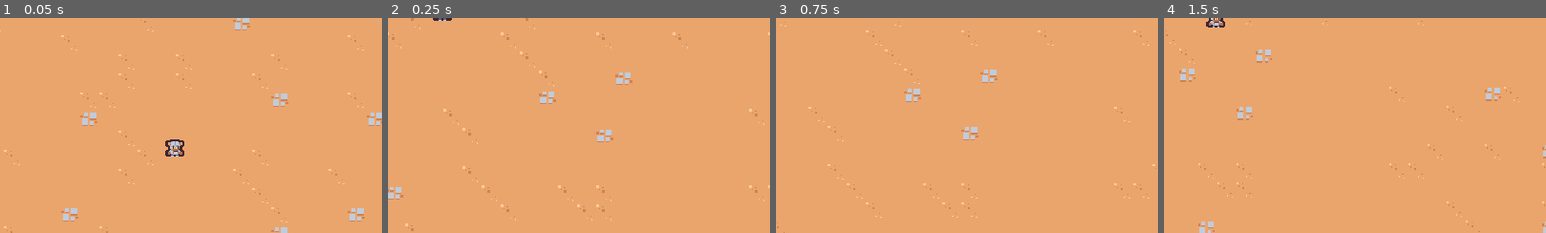
Above: before the commit, frames 1-4 (left to right).
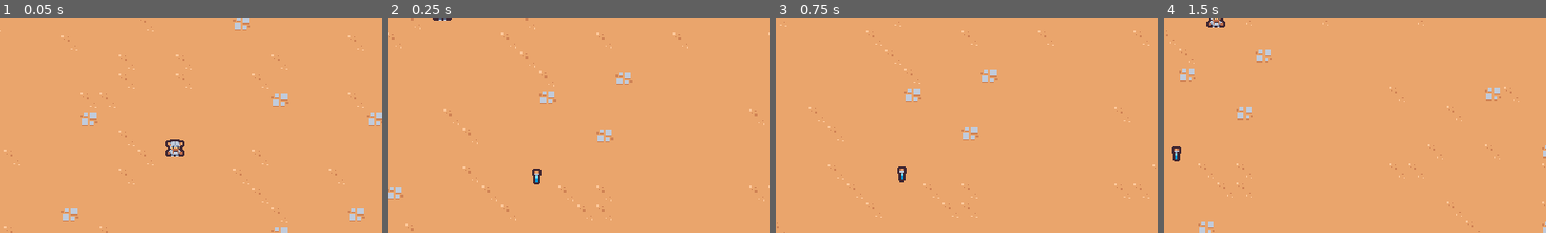
Above: after the commit, the same moments.

Repository: oronbz/2d-survivors
Game: Godot game, scene res://scenes/main/main.tscn
Two runs of this game, one before a commit and one after it. Both use one fixed random seed, a clock stepped at 60 frames per second and the inputs below.
Inputs:
- Up to frame 1 (0.05 s): no input
- Up to frame 2 (0.25 s): no input
- Up to frame 3 (0.75 s): hold D (move_right) from 0.53 s (still down)
- Up to frame 4 (1.5 s): release D (move_right) at 1.28 s; hold S (move_down) from 1.28 s (still down)
The pictures show only the part of the screen within x 43-93%, y 50-100%; the shares and areas given below are measured in that part.

Frame 1 is identical in both runs. In frame 2, 0.1% of the frame differs, in the area x 37-41%, y 70-78%; in frame 3, 0.2%, in the area x 31-35%, y 68-77%; in frame 4, 0.1%.

Commit message:
Create experience vial

Diff:
--- a/project.godot
+++ b/project.godot
@@ -60,6 +60,7 @@
 2d_physics/layer_2="Player"
 2d_physics/layer_3="Enemy"
 2d_physics/layer_4="EnemyCollision"
+2d_physics/layer_5="PlayerPickup"
 
 [rendering]
 
--- a/scenes/game_camera/game_camera.tscn
+++ /dev/null
@@ -1,6 +0,0 @@
-[gd_scene load_steps=2 format=3 uid="uid://b3o3fwh3n5mhs"]
-
-[ext_resource type="Script" path="res://scenes/game_camera/game_camera.gd" id="1_ungo2"]
-
-[node name="GameCamera" type="Camera2D"]
-script = ExtResource("1_ungo2")
--- a/scenes/basic_enemy/basic_enemy.tscn
+++ b/scenes/game_object/basic_enemy/basic_enemy.tscn
@@ -1,7 +1,7 @@
-[gd_scene load_steps=5 format=3 uid="uid://03370gkvumf8"]
+[gd_scene load_steps=5 format=3]
 
-[ext_resource type="Script" path="res://scenes/basic_enemy/basic_enemy.gd" id="1_iarqy"]
-[ext_resource type="Texture2D" uid="uid://dl7r2as14u8m6" path="res://scenes/basic_enemy/basic_enemy.png" id="2_2lek8"]
+[ext_resource type="Script" path="res://scenes/game_object/basic_enemy/basic_enemy.gd" id="1_iarqy"]
+[ext_resource type="Texture2D" uid="uid://dl7r2as14u8m6" path="res://scenes/game_object/basic_enemy/basic_enemy.png" id="2_2lek8"]
 
 [sub_resource type="CircleShape2D" id="CircleShape2D_6ru2m"]
 radius = 12.0
--- /dev/null
+++ b/scenes/game_object/experience_vial/experience_vial.gd
@@ -0,0 +1,9 @@
+extends Node2D
+
+
+func _ready():
+	$Area2D.area_entered.connect(on_area_entered)
+
+
+func on_area_entered(other_area: Area2D):
+	queue_free()
--- /dev/null
+++ b/scenes/game_object/experience_vial/experience_vial.tscn
@@ -0,0 +1,20 @@
+[gd_scene load_steps=4 format=3 uid="uid://bnvhpyvax5vv5"]
+
+[ext_resource type="Texture2D" uid="uid://u16yhfi210uk" path="res://scenes/game_object/experience_vial/experience_vial.png" id="1_cf5sr"]
+[ext_resource type="Script" path="res://scenes/game_object/experience_vial/experience_vial.gd" id="1_krknj"]
+
+[sub_resource type="CircleShape2D" id="CircleShape2D_rh3fp"]
+radius = 16.0
+
+[node name="ExperienceVial" type="Node2D"]
+script = ExtResource("1_krknj")
+
+[node name="Area2D" type="Area2D" parent="."]
+collision_layer = 0
+collision_mask = 16
+
+[node name="CollisionShape2D" type="CollisionShape2D" parent="Area2D"]
+shape = SubResource("CircleShape2D_rh3fp")
+
+[node name="Sprite2D" type="Sprite2D" parent="."]
+texture = ExtResource("1_cf5sr")
--- /dev/null
+++ b/scenes/game_object/game_camera/game_camera.tscn
@@ -0,0 +1,6 @@
+[gd_scene load_steps=2 format=3]
+
+[ext_resource type="Script" path="res://scenes/game_object/game_camera/game_camera.gd" id="1_ungo2"]
+
+[node name="GameCamera" type="Camera2D"]
+script = ExtResource("1_ungo2")
--- a/scenes/player/player.tscn
+++ b/scenes/game_object/player/player.tscn
@@ -1,8 +1,11 @@
-[gd_scene load_steps=5 format=3 uid="uid://cnm4cwklt6ilc"]
+[gd_scene load_steps=6 format=3 uid="uid://cjbw3i0k3iemc"]
 
-[ext_resource type="Texture2D" uid="uid://ctfyxmk1q7pqe" path="res://scenes/player/player.png" id="1_2assi"]
-[ext_resource type="Script" path="res://scenes/player/player.gd" id="1_bx3nd"]
+[ext_resource type="Texture2D" uid="uid://ctfyxmk1q7pqe" path="res://scenes/game_object/player/player.png" id="1_2assi"]
+[ext_resource type="Script" path="res://scenes/game_object/player/player.gd" id="1_bx3nd"]
 [ext_resource type="PackedScene" uid="uid://bq2ow33emvau0" path="res://scenes/ability/sword_ability_controller/sword_ability_controller.tscn" id="2_q7gvx"]
+
+[sub_resource type="CircleShape2D" id="CircleShape2D_g7n72"]
+radius = 32.0
 
 [sub_resource type="CircleShape2D" id="CircleShape2D_frjyv"]
 radius = 5.0
@@ -16,6 +19,14 @@
 
 [node name="SwordAbilityController" parent="AbilityManager" instance=ExtResource("2_q7gvx")]
 
+[node name="Area2D" type="Area2D" parent="."]
+position = Vector2(0, -7)
+collision_layer = 16
+collision_mask = 0
+
+[node name="CollisionShape2D" type="CollisionShape2D" parent="Area2D"]
+shape = SubResource("CircleShape2D_g7n72")
+
 [node name="Sprite2D" type="Sprite2D" parent="."]
 texture = ExtResource("1_2assi")
 offset = Vector2(2.08165e-12, -8)
--- a/scenes/main/main.tscn
+++ b/scenes/main/main.tscn
@@ -1,11 +1,12 @@
-[gd_scene load_steps=7 format=3 uid="uid://cdru311dwpxt8"]
+[gd_scene load_steps=8 format=3 uid="uid://clrth6l8k2eh7"]
 
-[ext_resource type="PackedScene" uid="uid://cnm4cwklt6ilc" path="res://scenes/player/player.tscn" id="1_5g7bp"]
+[ext_resource type="PackedScene" uid="uid://cjbw3i0k3iemc" path="res://scenes/game_object/player/player.tscn" id="1_5g7bp"]
 [ext_resource type="TileSet" uid="uid://cukptj3pwto8v" path="res://resources/tileset.tres" id="1_8wett"]
-[ext_resource type="PackedScene" uid="uid://g5fxjkob5rt6" path="res://scenes/manager/enemy_manager.tscn" id="1_hbw1v"]
+[ext_resource type="PackedScene" path="res://scenes/manager/enemy_manager.tscn" id="1_hbw1v"]
 [ext_resource type="PackedScene" uid="uid://brsc6t5ajas8m" path="res://scenes/ui/arena_time_ui.tscn" id="1_wg66v"]
 [ext_resource type="PackedScene" uid="uid://t3dk365t7ko1" path="res://scenes/manager/arena_time_manager.tscn" id="2_uv8bk"]
-[ext_resource type="PackedScene" uid="uid://b3o3fwh3n5mhs" path="res://scenes/game_camera/game_camera.tscn" id="3_e4lgm"]
+[ext_resource type="PackedScene" path="res://scenes/game_object/game_camera/game_camera.tscn" id="3_e4lgm"]
+[ext_resource type="PackedScene" uid="uid://bnvhpyvax5vv5" path="res://scenes/game_object/experience_vial/experience_vial.tscn" id="7_h7mav"]
 
 [node name="Main" type="Node"]
 
@@ -26,3 +27,6 @@
 
 [node name="Player" parent="." instance=ExtResource("1_5g7bp")]
 position = Vector2(416, 408)
+
+[node name="ExperienceVial" parent="." instance=ExtResource("7_h7mav")]
+position = Vector2(495, 538)
--- a/scenes/manager/enemy_manager.tscn
+++ b/scenes/manager/enemy_manager.tscn
@@ -1,7 +1,7 @@
-[gd_scene load_steps=3 format=3 uid="uid://g5fxjkob5rt6"]
+[gd_scene load_steps=3 format=3]
 
 [ext_resource type="Script" path="res://scenes/manager/enemy_manager.gd" id="1_572ep"]
-[ext_resource type="PackedScene" uid="uid://03370gkvumf8" path="res://scenes/basic_enemy/basic_enemy.tscn" id="2_mimps"]
+[ext_resource type="PackedScene" path="res://scenes/game_object/basic_enemy/basic_enemy.tscn" id="2_mimps"]
 
 [node name="EnemyManager" type="Node"]
 script = ExtResource("1_572ep")
Renamed: scenes/basic_enemy/basic_enemy.gd -> scenes/game_object/basic_enemy/basic_enemy.gd
Renamed: scenes/basic_enemy/basic_enemy.png -> scenes/game_object/basic_enemy/basic_enemy.png
Not shown, changed: scenes/game_object/basic_enemy/basic_enemy.png.import
Binary file added: scenes/game_object/experience_vial/experience_vial.png
Not shown, added: scenes/game_object/experience_vial/experience_vial.png.import
Renamed: scenes/game_camera/game_camera.gd -> scenes/game_object/game_camera/game_camera.gd
Renamed: scenes/player/player.gd -> scenes/game_object/player/player.gd
Renamed: scenes/player/player.png -> scenes/game_object/player/player.png
Not shown, changed: scenes/game_object/player/player.png.import
